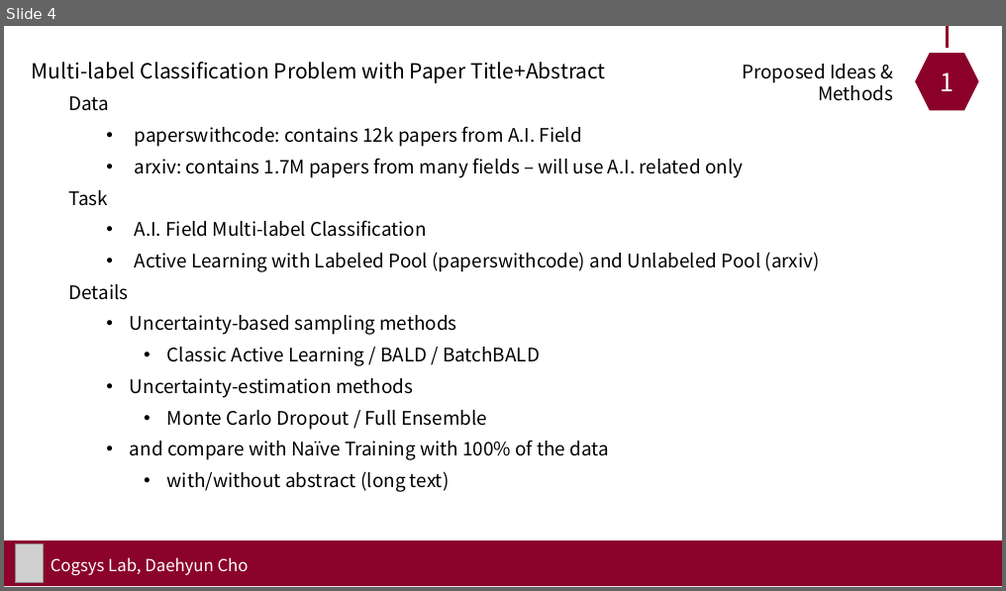
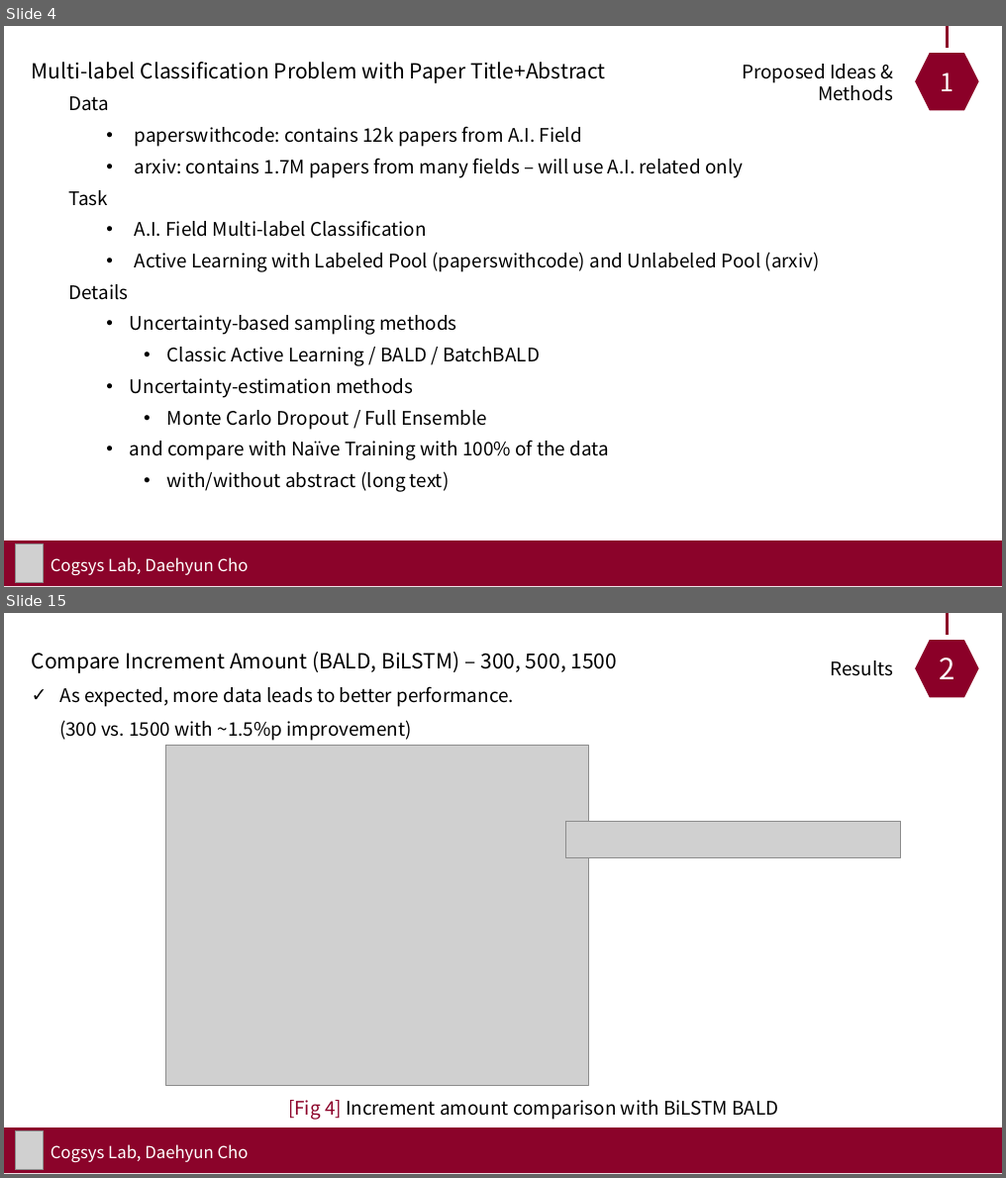
Before and after one commit to 1pha/BayesianActiveLearning, a slide deck: assets/presentations/Final Presentation.pptx. Shown one above the other, each under a label of ours: slide 4 before the commit, slides 4 and 15 after it; the slides between them are not shown. The pictures are 1006x591 and 1006x1178 pixels, drawn with LibreOffice and Linux fonts; fonts in the diff are those of the drawing; grey boxes stand for pictures. Boxes give left, top, right and bottom in pixels: in the first picture for what was removed or moved away, otherwise in the second. Text is boxed around its words. In the diff, an @@ line names an element or a change of style, - is before the commit and + after.

```diff
--- a/assets/presentations/Final Presentation.pptx
+++ b/assets/presentations/Final Presentation.pptx
@@ slide 15 added at box(4, 613, 1002, 1174), background #FFFFFF @@
@@ hexagon added at box(909, 635, 985, 703), fill #8B0028, outline #FFFFFF 10 pt, 28 pt, text #FFFFFF @@
+2
@@ line added from (947, 613) to (947, 635), #8B0028 3 pt @@
@@ text added at box(32, 652, 618, 741), 18 pt, text #000000 @@
+Compare Increment Amount (BALD, BiLSTM) – 300, 500, 1500
+✓ As expected, more data leads to better performance.
+  (300 vs. 1500 with ~1.5%p improvement)
@@ text added at box(831, 661, 894, 676), 18 pt, text #000000 @@
+Results
@@ picture added at box(166, 746, 589, 1085) @@
@@ picture added at box(566, 821, 901, 858) @@
@@ text added at box(288, 1100, 778, 1120), 18 pt, text #000000 @@
+[Fig 4] Increment amount comparison with BiLSTM BALD
@@ rectangle added at box(4, 1128, 1002, 1173), fill #8B032A @@
@@ picture added at box(15, 1132, 43, 1170) @@
@@ text added at box(51, 1145, 249, 1162), 16 pt, text #FFFFFF @@
+Cogsys Lab, Daehyun Cho
```
Also in this commit, not shown: 4 slides changed, 16 other slides added, 7 other files.
